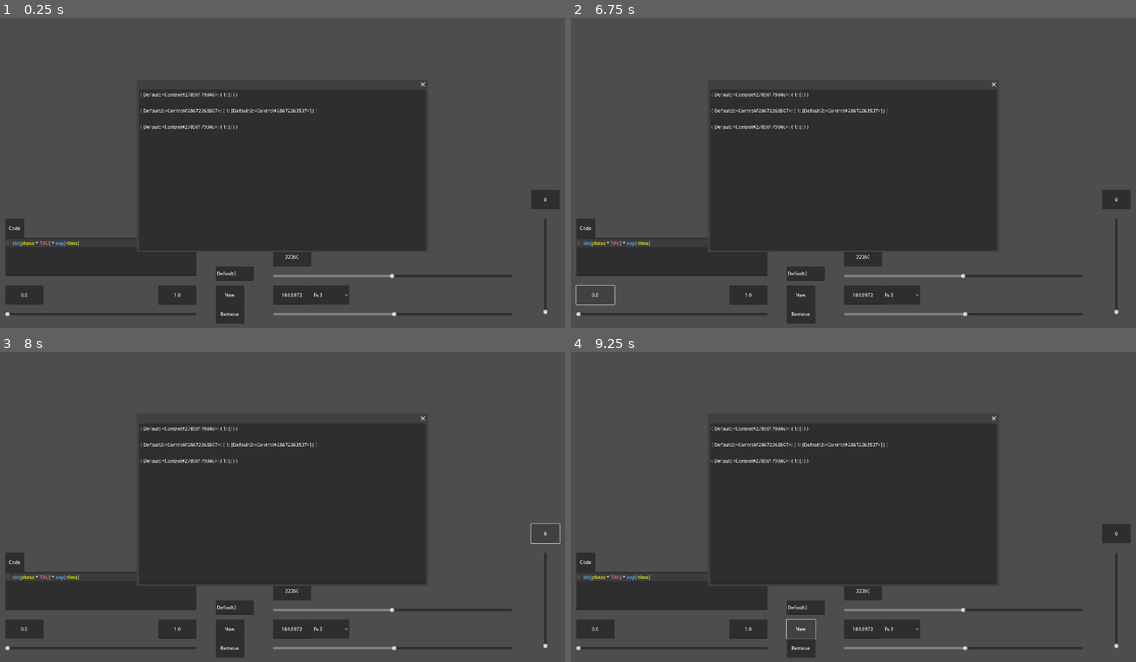
Above: before the commit, frames 1-4 (two rows, left to right).
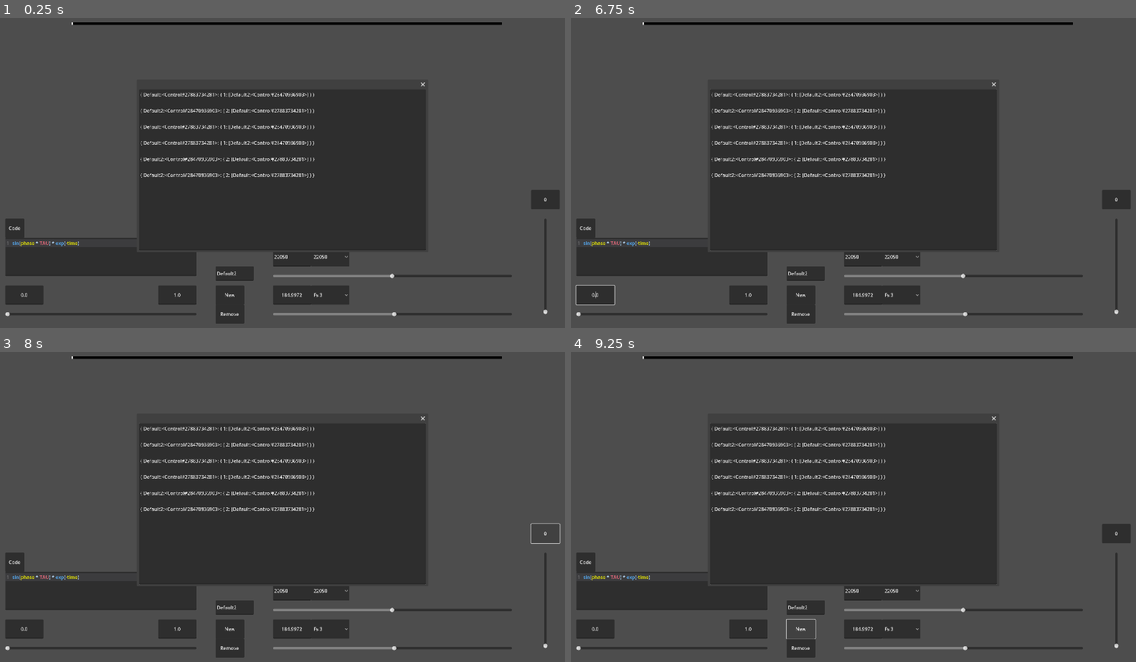
Above: after the commit, the same moments.

Repository: MarshallNekiu/SoundCreator
Game: Godot game, scene res://scenes/main_scene.tscn
The game is run twice, just before and just after one commit, with the same random seed, the same clock (stepped at 60 frames per second) and the same inputs.
Inputs (mouse positions are in pixels of both pictures, inside the frame that each line leads up to):
- Up to frame 1 (0.25 s): no input
- Up to frame 2 (6.75 s): click "Default" at 0.5 s; click "-))" at 1.25 s; click "Default" at 2 s; click (842, 157) at 2.75 s, where only the run before the commit has a clickable "+"; click "Default2" at 3.5 s; click "Default2" at 4.25 s; click "Default2" at 5 s; click "Default" at 5.75 s; click (593, 293) at 6.5 s, where only the run before the commit has a clickable "0.0"
- Up to frame 3 (8 s): click "0" at 7.25 s
- Up to frame 4 (9.25 s): click "22050" at 8 s; click "New" at 8.75 s

The runs differ from the first frame. In frame 1, 1.9% of the frame differs, in the area x 12-89%, y 1-81%; in frame 2, 1.9%, in the area x 1-89%, y 1-93%; in frame 3, 1.9%; in frame 4, 1.9%.
Error before the commit: Invalid assignment of property or key 'text' with value of type 'String' on a base object of type 'null instance'. (res://scripts/sub_control.gd:47)
Error after the commit: Invalid assignment of property or key 'position' with value of type 'int' on a base object of type 'Control (sub.gd)'. (res://scripts/sub_control.gd:84)

Commit message:
Add files via upload

Diff:
--- a/scenes/sub.tscn
+++ b/scenes/sub.tscn
@@ -1,10 +1,32 @@
-[gd_scene load_steps=16 format=3 uid="uid://ufxo30soh08n"]
+[gd_scene load_steps=12 format=3 uid="uid://ufxo30soh08n"]
 
 [ext_resource type="Script" path="res://scripts/sub.gd" id="1_toxbp"]
-[ext_resource type="PackedScene" uid="uid://bswvryigric82" path="res://scenes/generator.tscn" id="2_nwvgm"]
+
+[sub_resource type="CanvasItemMaterial" id="CanvasItemMaterial_1ufh2"]
+
+[sub_resource type="StyleBoxFlat" id="StyleBoxFlat_70fmk"]
+bg_color = Color(0, 0, 0, 1)
+border_width_left = 2
+border_width_top = 2
+border_width_right = 2
+border_width_bottom = 2
+border_color = Color(1, 1, 1, 1)
+corner_radius_top_left = 8
+corner_radius_top_right = 8
+corner_radius_bottom_right = 8
+
+[sub_resource type="StyleBoxFlat" id="StyleBoxFlat_k88k5"]
+bg_color = Color(0, 0, 0, 1)
+border_width_left = 2
+border_width_top = 2
+border_width_right = 2
+border_width_bottom = 2
+corner_radius_top_left = 8
+corner_radius_top_right = 8
+corner_radius_bottom_right = 8
 
 [sub_resource type="StyleBoxFlat" id="StyleBoxFlat_gpr6o"]
-bg_color = Color(0.5, 0.5, 0.5, 1)
+bg_color = Color(0.4, 0.4, 0.4, 1)
 border_width_left = 2
 border_width_top = 2
 border_width_right = 2
@@ -42,8 +64,10 @@
 bg_color = Color(0, 0, 0, 1)
 border_width_left = 2
 border_width_top = 2
+border_width_right = 2
 border_width_bottom = 2
 corner_radius_top_left = 8
+corner_radius_bottom_left = 8
 
 [sub_resource type="StyleBoxFlat" id="StyleBoxFlat_iehiy"]
 content_margin_left = 8.0
@@ -54,74 +78,59 @@
 border_width_right = 2
 border_width_bottom = 2
 
-[sub_resource type="StyleBoxFlat" id="StyleBoxFlat_xtias"]
-bg_color = Color(0, 0, 0, 1)
-border_width_top = 2
-border_width_right = 2
-border_width_bottom = 2
-corner_radius_top_right = 8
-
-[sub_resource type="StyleBoxFlat" id="StyleBoxFlat_2c15y"]
+[sub_resource type="StyleBoxFlat" id="StyleBoxFlat_hcsj1"]
 bg_color = Color(0, 0, 0, 1)
 border_width_left = 2
 border_width_top = 2
 border_width_right = 2
 border_width_bottom = 2
+corner_radius_top_right = 8
 corner_radius_bottom_right = 8
-corner_radius_bottom_left = 8
 
-[sub_resource type="ImageTexture" id="ImageTexture_mshfk"]
-
-[sub_resource type="ImageTexture" id="ImageTexture_fiudi"]
-
-[sub_resource type="ImageTexture" id="ImageTexture_k6lru"]
-
-[sub_resource type="StyleBoxLine" id="StyleBoxLine_g0q7t"]
-content_margin_top = 0.0
-grow_begin = -2.0
-grow_end = -2.0
-thickness = 8
-
-[sub_resource type="StyleBoxLine" id="StyleBoxLine_a0nvv"]
-content_margin_top = 0.0
-color = Color(1, 1, 1, 1)
-grow_begin = -2.0
-grow_end = -2.0
-thickness = 8
-
-[sub_resource type="StyleBoxFlat" id="StyleBoxFlat_70fmk"]
-content_margin_bottom = 0.0
+[sub_resource type="StyleBoxFlat" id="StyleBoxFlat_f00ij"]
 bg_color = Color(0, 0, 0, 1)
 border_width_left = 2
 border_width_top = 2
 border_width_right = 2
 border_width_bottom = 2
-border_color = Color(1, 1, 1, 1)
 corner_radius_top_left = 8
-corner_radius_top_right = 8
-expand_margin_right = 4.0
+corner_radius_bottom_right = 8
+corner_radius_bottom_left = 8
 
 [node name="Default" type="Control"]
+material = SubResource("CanvasItemMaterial_1ufh2")
 layout_mode = 3
 anchors_preset = 0
-offset_right = 192.0
-offset_bottom = 192.0
+offset_right = 256.0
+offset_bottom = 256.0
 script = ExtResource("1_toxbp")
 
+[node name="Connected" type="Button" parent="."]
+modulate = Color(0, 1, 0, 1)
+layout_mode = 0
+offset_left = 224.0
+offset_top = -32.0
+offset_right = 256.0
+theme_override_styles/normal = SubResource("StyleBoxFlat_70fmk")
+theme_override_styles/pressed = SubResource("StyleBoxFlat_k88k5")
+toggle_mode = true
+button_pressed = true
+text = "-))"
+
 [node name="Panel" type="Panel" parent="."]
-layout_mode = 1
-anchors_preset = 15
-anchor_right = 1.0
-anchor_bottom = 1.0
+layout_mode = 2
+offset_right = 256.0
+offset_bottom = 256.0
 grow_horizontal = 2
 grow_vertical = 2
 theme_override_styles/panel = SubResource("StyleBoxFlat_gpr6o")
 
 [node name="Box" type="VBoxContainer" parent="."]
-custom_minimum_size = Vector2(160, 160)
 layout_mode = 0
-offset_right = 192.0
-offset_bottom = 192.0
+offset_left = 8.0
+offset_top = 8.0
+offset_right = 248.0
+offset_bottom = 248.0
 theme_override_constants/separation = 2
 
 [node name="Name" type="Button" parent="Box"]
@@ -137,16 +146,16 @@
 text = "(0, 1, 440.0, 0)"
 
 [node name="ScrollBox" type="ScrollContainer" parent="Box"]
-custom_minimum_size = Vector2(192, 96)
+custom_minimum_size = Vector2(240, 160)
 layout_mode = 2
 
 [node name="VBox" type="VBoxContainer" parent="Box/ScrollBox"]
-custom_minimum_size = Vector2(192, 32)
+custom_minimum_size = Vector2(240, 32)
 layout_mode = 2
 theme_override_constants/separation = 2
 
 [node name="HBox" type="HBoxContainer" parent="Box/ScrollBox/VBox" groups=["HBox"]]
-custom_minimum_size = Vector2(192, 32)
+custom_minimum_size = Vector2(240, 32)
 layout_mode = 2
 theme_override_constants/separation = 2
 
@@ -154,8 +163,9 @@
 custom_minimum_size = Vector2(0, 32)
 layout_mode = 2
 theme_override_styles/normal = SubResource("StyleBoxFlat_elk2u")
-text = "1"
+text = "1.0"
 alignment = 1
+max_length = 5
 expand_to_text_length = true
 
 [node name="Connection" type="Button" parent="Box/ScrollBox/VBox/HBox" groups=["Connection"]]
@@ -163,70 +173,27 @@
 theme_override_styles/normal = SubResource("StyleBoxFlat_iehiy")
 text = "Default"
 
-[node name="Control" type="Control" parent="Box/ScrollBox/VBox/HBox"]
-custom_minimum_size = Vector2(32, 32)
+[node name="AddConnection" type="LineEdit" parent="Box/ScrollBox/VBox/HBox"]
 layout_mode = 2
+theme_override_styles/normal = SubResource("StyleBoxFlat_hcsj1")
+placeholder_text = "Default"
+expand_to_text_length = true
 
-[node name="Add" type="Button" parent="Box/ScrollBox/VBox/HBox/Control"]
-layout_mode = 2
-offset_right = 32.0
-offset_bottom = 32.0
-theme_override_styles/normal = SubResource("StyleBoxFlat_xtias")
-text = "+"
-
-[node name="Control" type="Control" parent="Box/ScrollBox/VBox"]
-custom_minimum_size = Vector2(32, 32)
-layout_mode = 2
-
-[node name="Add" type="Button" parent="Box/ScrollBox/VBox/Control"]
+[node name="AddTime" type="LineEdit" parent="Box/ScrollBox/VBox"]
 custom_minimum_size = Vector2(0, 32)
 layout_mode = 2
-offset_right = 32.0
-offset_bottom = 31.0
-theme_override_styles/normal = SubResource("StyleBoxFlat_2c15y")
-text = "+"
+size_flags_horizontal = 0
+theme_override_styles/normal = SubResource("StyleBoxFlat_f00ij")
+placeholder_text = "1.0"
+alignment = 1
+max_length = 5
+expand_to_text_length = true
 
-[node name="Timer" type="Node2D" parent="."]
-
-[node name="Timer" type="Timer" parent="Timer"]
-one_shot = true
-
-[node name="Generator" parent="." instance=ExtResource("2_nwvgm")]
-max_polyphony = 2
-
-[node name="Track" type="HSlider" parent="Generator"]
-custom_minimum_size = Vector2(0, 24)
-offset_top = 160.0
-offset_right = 192.0
-offset_bottom = 184.0
-theme_override_icons/grabber = SubResource("ImageTexture_mshfk")
-theme_override_icons/grabber_highlight = SubResource("ImageTexture_fiudi")
-theme_override_icons/grabber_disabled = SubResource("ImageTexture_k6lru")
-theme_override_styles/slider = SubResource("StyleBoxLine_g0q7t")
-theme_override_styles/grabber_area = SubResource("StyleBoxLine_a0nvv")
-max_value = 1.0
-step = 0.01
-editable = false
-
-[node name="Connected" type="Button" parent="."]
-modulate = Color(0, 1, 0, 1)
-layout_mode = 0
-offset_left = 160.0
-offset_top = -32.0
-offset_right = 192.0
-theme_override_styles/normal = SubResource("StyleBoxFlat_70fmk")
-toggle_mode = true
-button_pressed = true
-text = "-))"
-
-[connection signal="start" from="." to="." method="_start"]
-[connection signal="button_down" from="Box/Name" to="." method="_on_move_button_down"]
-[connection signal="pressed" from="Box/Name" to="." method="play"]
-[connection signal="pressed" from="Box/Name" to="." method="focus"]
-[connection signal="button_down" from="Box/Values" to="." method="_on_move_button_down"]
-[connection signal="pressed" from="Box/Values" to="." method="focus"]
-[connection signal="child_entered_tree" from="Box/ScrollBox/VBox" to="." method="_on_v_box_child_entered_tree"]
+[connection signal="toggled" from="Connected" to="." method="_on_connected_toggled"]
+[connection signal="button_down" from="Box/Name" to="." method="_on_move_button_down" binds= [NodePath("Box/Name")]]
+[connection signal="pressed" from="Box/Name" to="." method="_on_focus"]
+[connection signal="button_down" from="Box/Values" to="." method="_on_move_button_down" binds= [NodePath("Box/Values")]]
+[connection signal="pressed" from="Box/Values" to="." method="_on_focus"]
 [connection signal="child_entered_tree" from="Box/ScrollBox/VBox/HBox" to="." method="_on_h_box_child_entered_tree"]
-[connection signal="pressed" from="Box/ScrollBox/VBox/Control/Add" to="." method="create"]
-[connection signal="mouse_entered" from="Connected" to="." method="_on_connected_mouse_entered"]
-[connection signal="toggled" from="Connected" to="." method="_on_connected_toggled"]
+[connection signal="text_submitted" from="Box/ScrollBox/VBox/HBox/Time" to="." method="create"]
+[connection signal="text_submitted" from="Box/ScrollBox/VBox/AddTime" to="." method="_on_add_time_text_submitted"]
--- /dev/null
+++ b/scenes/test_room.tscn
@@ -0,0 +1,17 @@
+[gd_scene load_steps=2 format=3 uid="uid://cv120bhpc5sl4"]
+
+[ext_resource type="PackedScene" uid="uid://ufxo30soh08n" path="res://scenes/sub.tscn" id="1_0pagx"]
+
+[node name="TestRoom" type="Node2D"]
+
+[node name="Default" parent="." instance=ExtResource("1_0pagx")]
+offset_left = 128.0
+offset_top = 224.0
+offset_right = 320.0
+offset_bottom = 416.0
+
+[node name="Default2" parent="." instance=ExtResource("1_0pagx")]
+offset_left = 448.0
+offset_top = 128.0
+offset_right = 640.0
+offset_bottom = 320.0
--- a/scenes/vi.tscn
+++ b/scenes/vi.tscn
@@ -1,9 +1,29 @@
-[gd_scene load_steps=5 format=3 uid="uid://dfbjrr0wqcr15"]
+[gd_scene load_steps=11 format=3 uid="uid://dfbjrr0wqcr15"]
 
 [ext_resource type="Script" path="res://scripts/sub_control.gd" id="1_vb3an"]
 [ext_resource type="PackedScene" uid="uid://ufxo30soh08n" path="res://scenes/sub.tscn" id="2_yksqv"]
 [ext_resource type="Script" path="res://scripts/vi_ui.gd" id="3_3whna"]
 [ext_resource type="CodeHighlighter" uid="uid://cfmnwvnrmglab" path="res://data/code_syntax.tres" id="4_n2fws"]
+[ext_resource type="PackedScene" uid="uid://bswvryigric82" path="res://scenes/generator.tscn" id="5_x60ft"]
+
+[sub_resource type="ImageTexture" id="ImageTexture_mshfk"]
+
+[sub_resource type="ImageTexture" id="ImageTexture_fiudi"]
+
+[sub_resource type="ImageTexture" id="ImageTexture_k6lru"]
+
+[sub_resource type="StyleBoxLine" id="StyleBoxLine_g0q7t"]
+content_margin_top = 0.0
+grow_begin = -2.0
+grow_end = -2.0
+thickness = 8
+
+[sub_resource type="StyleBoxLine" id="StyleBoxLine_a0nvv"]
+content_margin_top = 0.0
+color = Color(1, 1, 1, 1)
+grow_begin = -2.0
+grow_end = -2.0
+thickness = 8
 
 [node name="VI" type="Control"]
 layout_mode = 3
@@ -46,11 +66,13 @@
 max_value = 1.0
 step = 0.01
 
-[node name="Start" type="Button" parent="UI/Track"]
+[node name="Start" type="LineEdit" parent="UI/Track"]
 layout_mode = 0
 offset_top = -64.0
 offset_right = 128.0
 text = "0.0"
+alignment = 1
+max_length = 6
 
 [node name="End" type="LineEdit" parent="UI/Track"]
 layout_mode = 0
@@ -59,6 +81,7 @@
 offset_right = 640.0
 text = "1.0"
 alignment = 1
+max_length = 6
 
 [node name="New" type="Button" parent="UI/Track"]
 layout_mode = 0
@@ -119,11 +142,33 @@
 step = 5.0
 value = 22050.0
 
-[node name="Text" type="Button" parent="UI/MixRate"]
+[node name="Text" type="LineEdit" parent="UI/MixRate"]
 layout_mode = 0
 offset_top = -64.0
 offset_right = 128.0
 text = "22050"
+max_length = 5
+virtual_keyboard_type = 2
+
+[node name="List" type="OptionButton" parent="UI/MixRate"]
+layout_mode = 0
+offset_left = 128.0
+offset_top = -64.0
+offset_right = 256.0
+item_count = 6
+selected = 2
+popup/item_0/text = "8000"
+popup/item_0/id = 0
+popup/item_1/text = "11025"
+popup/item_1/id = 1
+popup/item_2/text = "22050"
+popup/item_2/id = 2
+popup/item_3/text = "32000"
+popup/item_3/id = 3
+popup/item_4/text = "44100"
+popup/item_4/id = 4
+popup/item_5/text = "48000"
+popup/item_5/id = 5
 
 [node name="Connection" type="LineEdit" parent="UI"]
 offset_left = 736.0
@@ -154,6 +199,26 @@
 indent_automatic = true
 auto_brace_completion_enabled = true
 auto_brace_completion_highlight_matching = true
+
+[node name="Generator" parent="." instance=ExtResource("5_x60ft")]
+
+[node name="Track" type="HSlider" parent="Generator"]
+offset_left = 256.0
+offset_top = 32.0
+offset_right = 1696.0
+offset_bottom = 64.0
+theme_override_icons/grabber = SubResource("ImageTexture_mshfk")
+theme_override_icons/grabber_highlight = SubResource("ImageTexture_fiudi")
+theme_override_icons/grabber_disabled = SubResource("ImageTexture_k6lru")
+theme_override_styles/slider = SubResource("StyleBoxLine_g0q7t")
+theme_override_styles/grabber_area = SubResource("StyleBoxLine_a0nvv")
+max_value = 2.0
+step = 0.01
+editable = false
+
+[node name="Track" type="Timer" parent="."]
+wait_time = 2.0
+one_shot = true
 
 [connection signal="child_entered_tree" from="SubBlocks" to="." method="_on_sub_blocks_child_entered_tree"]
 [connection signal="value_changed" from="UI/Track" to="UI" method="_on_track_value_changed"]
Not shown: 1 places in scenes/main_scene.tscn that only renumber resources
